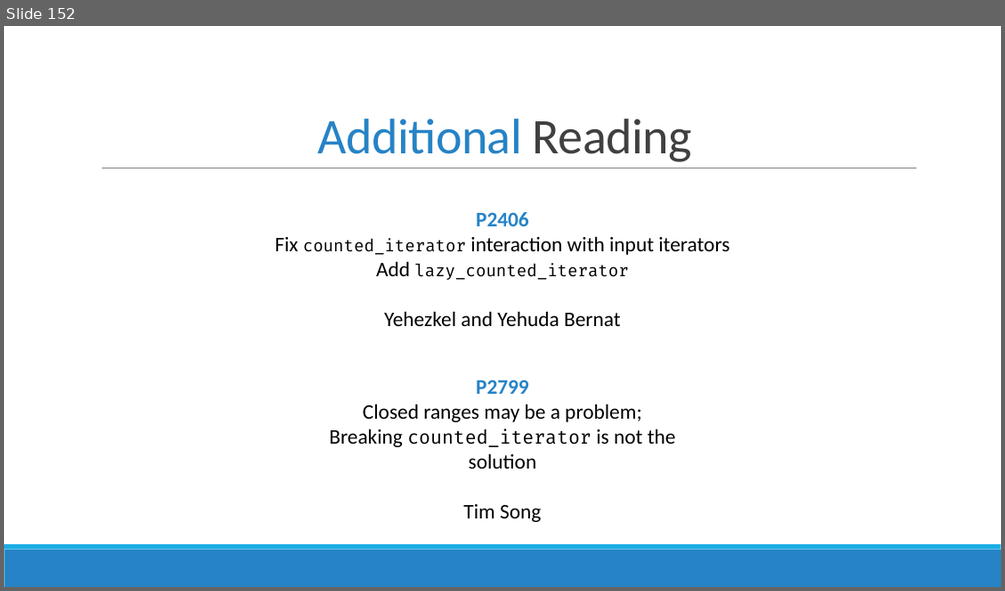
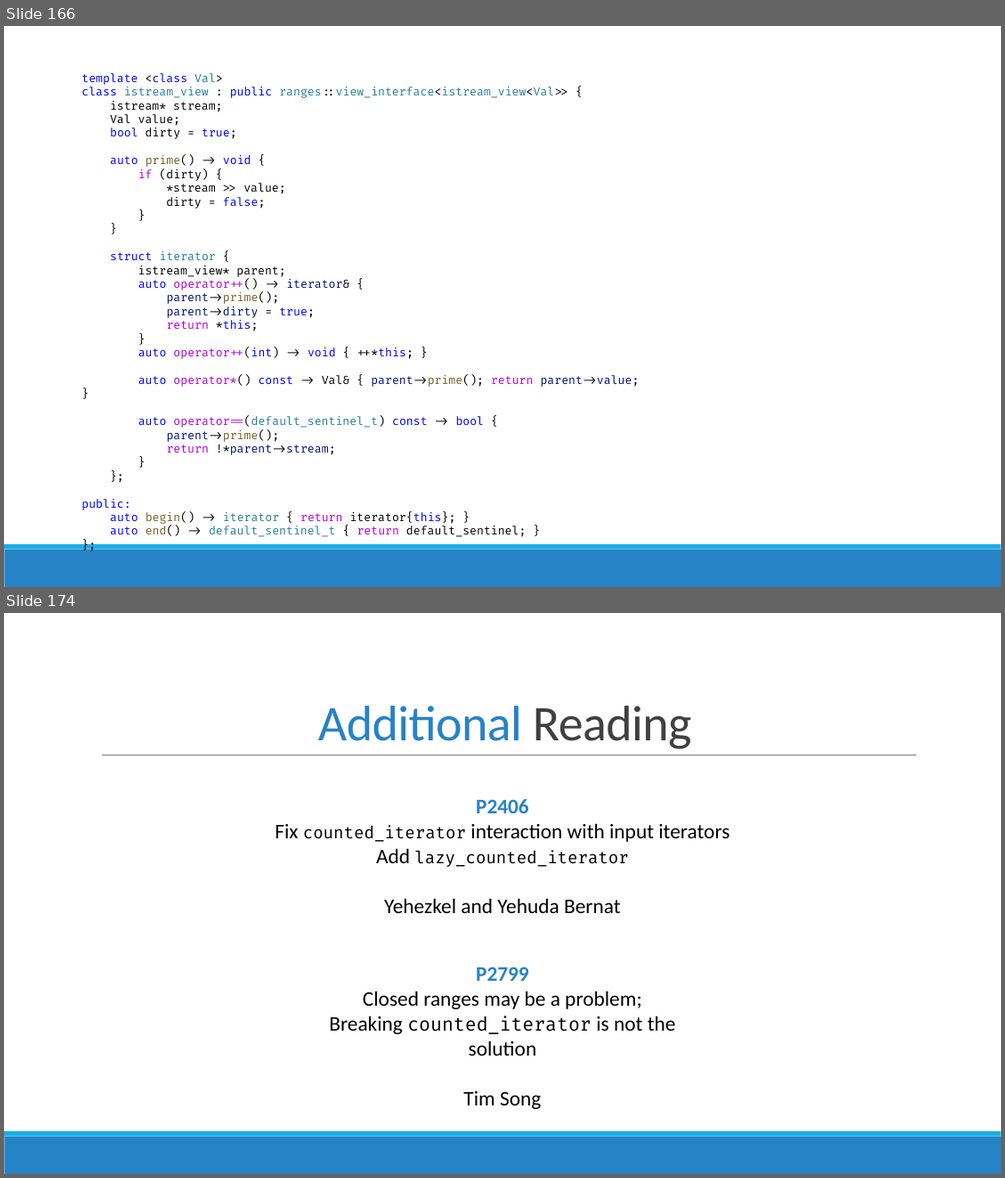
Before and after one commit to brevzin/cpp_proposals, a slide deck: talks/202305_cppnow/take(5).pptx. Shown one above the other, each under a label of ours: slide 152 before the commit, slides 166 and 174 after it; the slides between them are not shown. The pictures are 1005x591 and 1005x1178 pixels, drawn with LibreOffice and Linux fonts; fonts in the diff are those of the drawing. Boxes give left, top, right and bottom in pixels: in the first picture for what was removed or moved away, otherwise in the second. Text is boxed around its words. In the diff, an @@ line names an element or a change of style, - is before the commit and + after.

```diff
--- a/talks/202305_cppnow/take(5).pptx
+++ b/talks/202305_cppnow/take(5).pptx
@@ slide 166 added at box(4, 26, 1001, 587), background #FFFFFF; not listed: 2 template elements that a slide beside it also shows @@
@@ text added at box(81, 73, 639, 537), 11 pt, text #000000 @@
+template <class Val>
+class istream_view : public ranges::view_interface<istream_view<Val>> {
+istream* stream;
+Val value;
+bool dirty = true;
+auto prime() -> void {
+if (dirty) {
+*stream >> value;
+dirty = false;
+}
+}
+struct iterator {
+istream_view* parent;
+auto operator++() -> iterator& {
+parent->prime();
+parent->dirty = true;
+return *this;
+}
+auto operator++(int) -> void { ++*this; }
+auto operator*() const -> Val& { parent->prime(); return parent->value; }
+auto operator==(default_sentinel_t) const -> bool {
+parent->prime();
+return !*parent->stream;
+}
+};
+public:
+auto begin() -> iterator { return iterator{this}; }
+auto end() -> default_sentinel_t { return default_sentinel; }
+};
@@ what was slide 152 is now slide 174 @@
```
Also in this commit, not shown: 6 slides changed, 25 other slides added, 4 slides removed.
